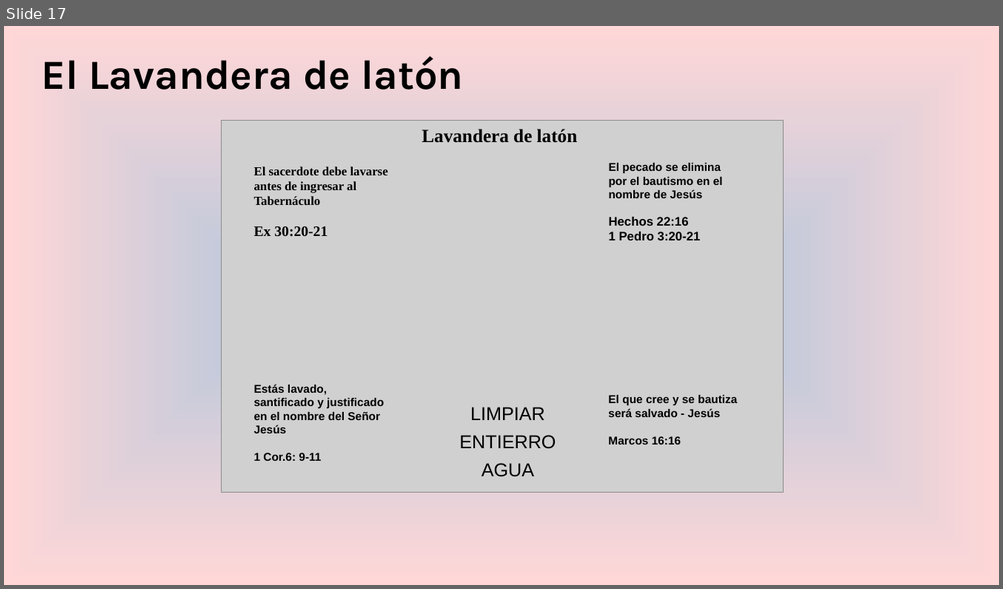
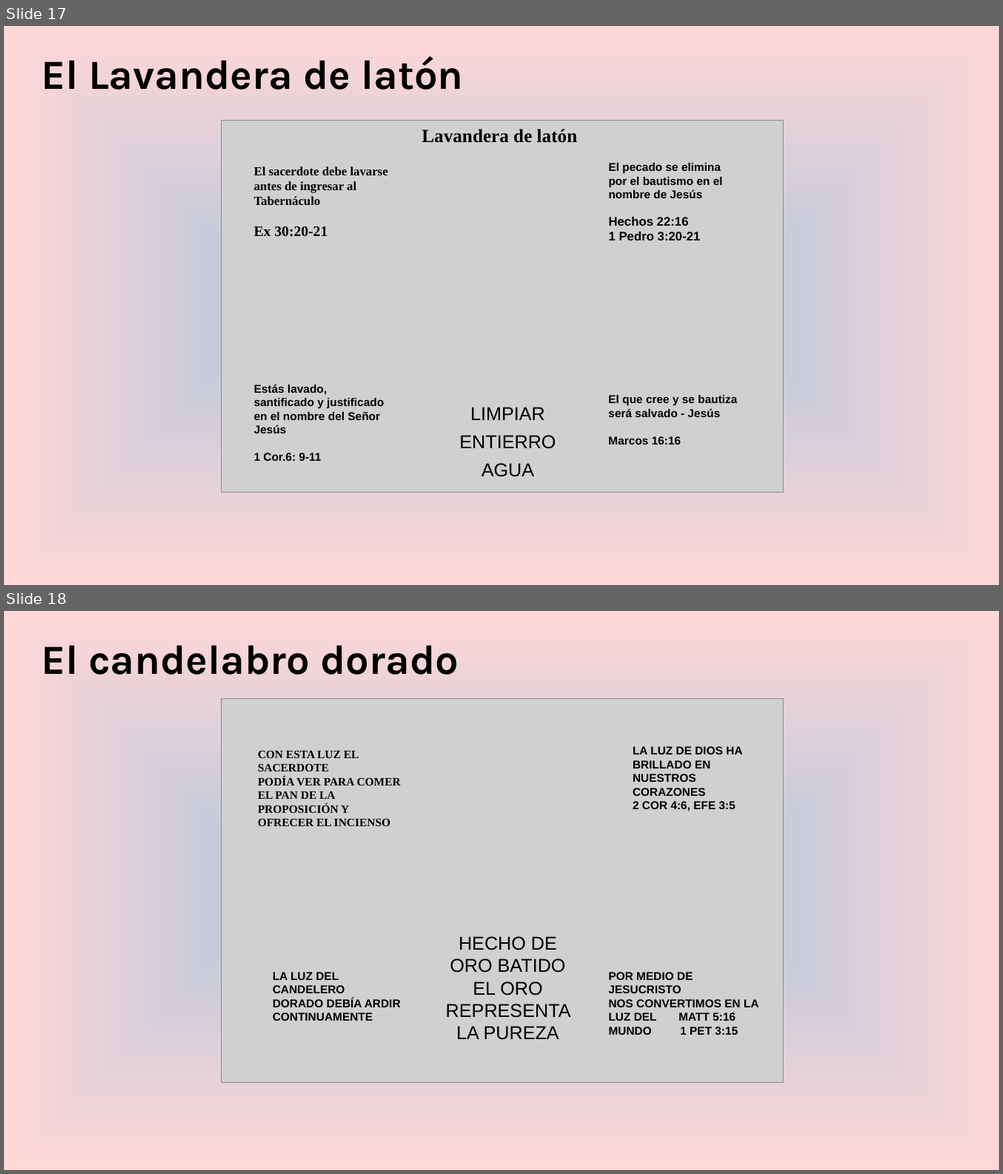
Before and after one commit to praxeastech/sanpedrosula, a slide deck: assets/docs/EltabernáculodeMoisés.odp. Shown one above the other, each under a label of ours: slide 17 before the commit, slides 17 and 18 after it. The pictures are 1003x589 and 1003x1174 pixels, drawn with LibreOffice and Linux fonts; fonts in the diff are those of the drawing; grey boxes stand for pictures. Boxes give left, top, right and bottom in pixels: in the first picture for what was removed or moved away, otherwise in the second. Text is boxed around its words. In the diff, an @@ line names an element or a change of style, - is before the commit and + after.

```diff
--- a/assets/docs/EltabernáculodeMoisés.odp
+++ b/assets/docs/EltabernáculodeMoisés.odp
@@ slide 18 added at box(4, 611, 999, 1170), background gradient #B4C7DC to #FFD7D7 @@
@@ title added at box(41, 645, 458, 675), 40 pt, text #000000, bold @@
+El candelabro dorado
@@ picture added at box(221, 699, 783, 1083) @@
@@ text added at box(258, 751, 401, 826), 11 pt, text #000000, bold @@
+CON ESTA LUZ EL SACERDOTE
+PODÍA VER PARA COMER
+EL PAN DE LA PROPOSICIÓN Y
+OFRECER EL INCIENSO
@@ text added at box(632, 746, 742, 812), 11 pt, text #000000, bold @@
+LA LUZ DE DIOS HA
+BRILLADO EN NUESTROS CORAZONES
+2 COR 4:6, EFE 3:5
@@ text added at box(446, 937, 571, 1040), 18 pt, text #000000 @@
+HECHO DE ORO BATIDO
+EL ORO
+REPRESENTA LA PUREZA
@@ text added at box(273, 972, 401, 1021), 11 pt, text #000000, bold @@
+LA LUZ DEL CANDELERO
+DORADO DEBÍA ARDIR
+CONTINUAMENTE
@@ text added at box(609, 972, 759, 1035), 11 pt, text #000000, bold @@
+POR MEDIO DE JESUCRISTO
+NOS CONVERTIMOS EN LA LUZ DEL MATT 5:16
+MUNDO 1 PET 3:15
```
Also in this commit, not shown: 2 other slides added, 1 other file.
